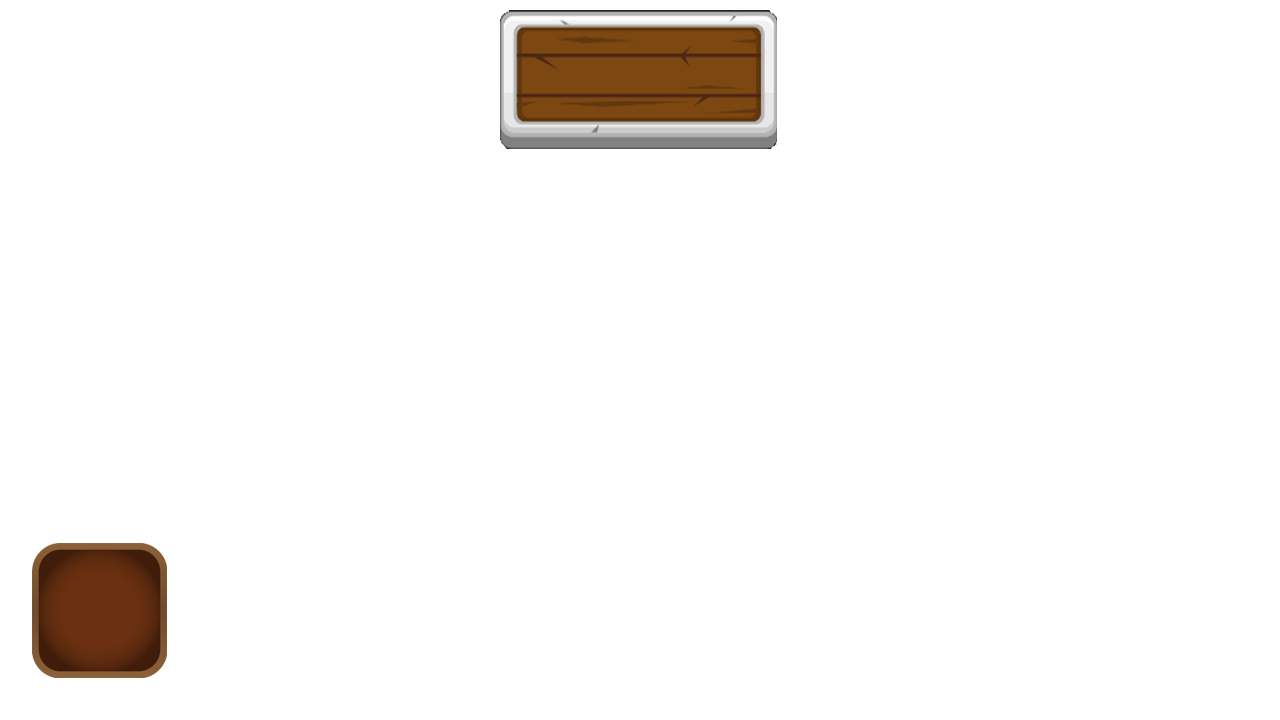
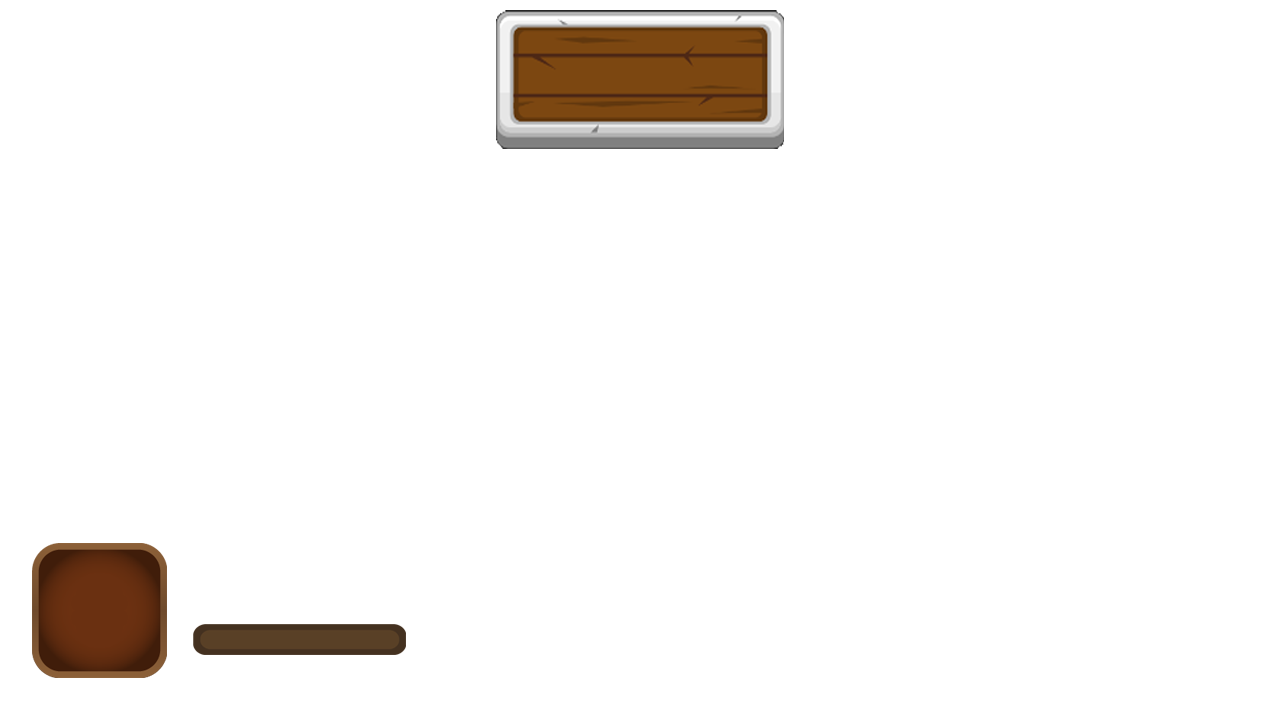
Before/after of a 1280 × 720 layered artwork. What changed in the layer stack:
added layer "圖層 3" above "圖層 2" over 193, 624, 406, 655
painted on "圖層 1" over 496, 10, 784, 149
